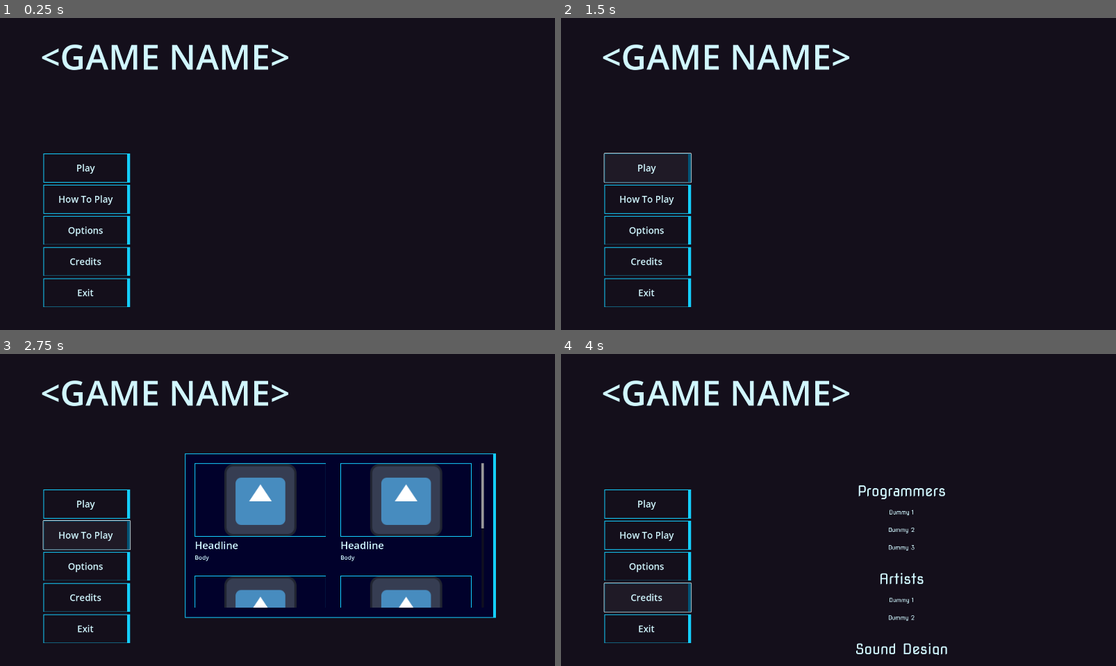
Above: before the commit, frames 1-4 (two rows, left to right).
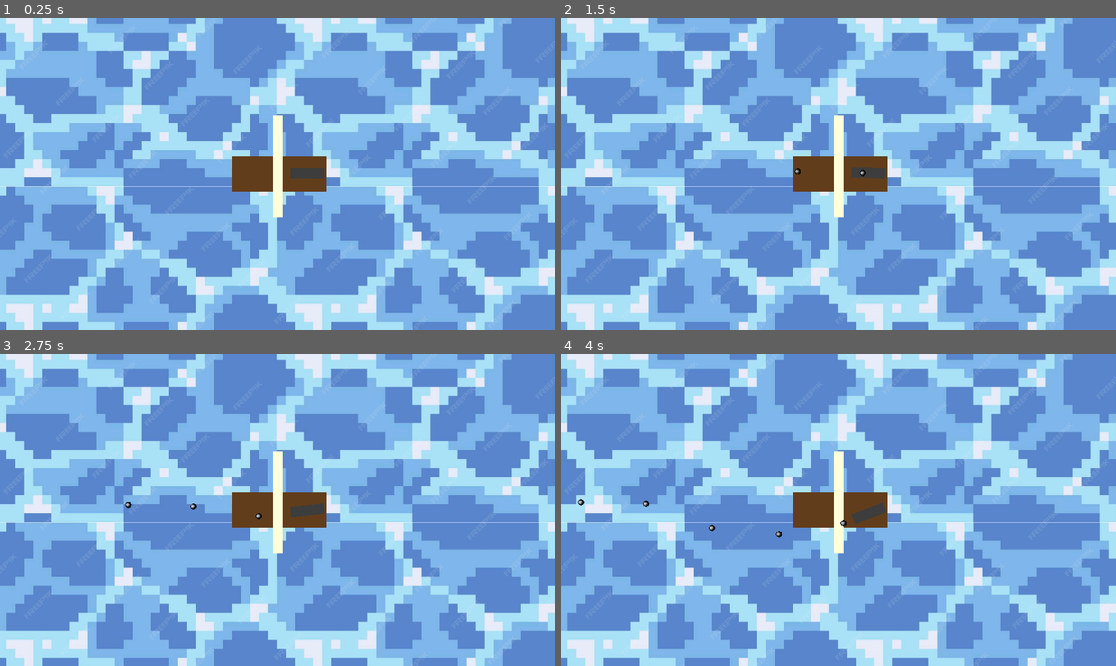
Above: after the commit, the same moments.

Repository: HephaistosForge/OceanDreamer
Game: Godot game, scene res://levels/main.tscn
Same seed, same stepped clock (60 frames per second), same inputs: the game is played once before the commit and once after it. Before the commit the project starts from res://ui_scenes/main_menu/main_menu.tscn. The engine's default icon, where the game draws it, is replaced by a stand-in: a white triangle on a blue panel in a dark square.
Inputs (mouse positions are in pixels of both pictures, inside the frame that each line leads up to):
- Up to frame 1 (0.25 s): no input
- Up to frame 2 (1.5 s): click (649, 167) at 0.5 s, where only the run before the commit has a clickable "Play"; click (649, 167) at 1.25 s, where only the run before the commit has a clickable "Play"
- Up to frame 3 (2.75 s): click (88, 534) at 2 s, where only the run before the commit has a clickable "How To Play"
- Up to frame 4 (4 s): click (649, 566) at 2.75 s, where only the run before the commit has a clickable "Options"; click (649, 597) at 3.5 s, where only the run before the commit has a clickable "Credits"

The runs differ from the first frame. In frame 1, 100% of the frame differs, in the area x 0-100%, y 0-100%; in frame 2, 100%; in frame 3, 99%; in frame 4, 100%.

Commit message:
add basic ship, cannon, cannonball with movement and shooting

Diff:
--- /dev/null
+++ b/entities/enemies/monster.tscn
@@ -0,0 +1,10 @@
+[gd_scene load_steps=2 format=3 uid="uid://tjhu343tjkvw"]
+
+[ext_resource type="Texture2D" uid="uid://beyr3aajwcbsu" path="res://entities/white.png" id="1_mlif1"]
+
+[node name="Monster" type="Node2D"]
+
+[node name="Sprite2D" type="Sprite2D" parent="."]
+modulate = Color(0.641361, 0.103913, 0.123813, 1)
+scale = Vector2(0.264, 0.264)
+texture = ExtResource("1_mlif1")
--- /dev/null
+++ b/entities/ship/sail.tscn
@@ -0,0 +1,12 @@
+[gd_scene load_steps=2 format=3 uid="uid://by7ohh6pv7e3"]
+
+[ext_resource type="Texture2D" uid="uid://beyr3aajwcbsu" path="res://entities/white.png" id="1_i7n7m"]
+
+[node name="Sail" type="Node2D"]
+
+[node name="Sprite2D" type="Sprite2D" parent="."]
+modulate = Color(1, 1, 0.854902, 1)
+position = Vector2(0, -2)
+rotation = 1.57079
+scale = Vector2(0.352, 0.034)
+texture = ExtResource("1_i7n7m")
--- /dev/null
+++ b/entities/ship/ship.gd
@@ -0,0 +1,16 @@
+extends CharacterBody2D
+
+
+
+
+func _physics_process(delta: float) -> void:
+	var speed = Input.get_action_strength("forward") \
+		- Input.get_action_strength("backward") * 0.2
+	var turn = Input.get_axis("turn_left", "turn_right")
+
+	velocity -= delta * velocity
+	velocity += speed * Vector2(cos(rotation), sin(rotation)) * 2000 * delta
+
+	rotate(turn * delta * 2)
+
+	move_and_slide()
--- /dev/null
+++ b/entities/ship/ship.tscn
@@ -0,0 +1,25 @@
+[gd_scene load_steps=5 format=3 uid="uid://c7tm36f80vf4x"]
+
+[ext_resource type="Script" path="res://entities/ship/ship.gd" id="1_f6l46"]
+[ext_resource type="Texture2D" uid="uid://beyr3aajwcbsu" path="res://entities/white.png" id="1_fi8el"]
+[ext_resource type="PackedScene" uid="uid://by7ohh6pv7e3" path="res://entities/ship/sail.tscn" id="2_cw1b2"]
+[ext_resource type="PackedScene" uid="uid://bwuj8ed1con3l" path="res://entities/weapons/cannon.tscn" id="3_ycsxb"]
+
+[node name="Ship" type="CharacterBody2D"]
+script = ExtResource("1_f6l46")
+
+[node name="Hull" type="Sprite2D" parent="."]
+modulate = Color(0.38553, 0.239547, 0.104828, 1)
+position = Vector2(6, 1.36424e-12)
+rotation = 1.57079
+scale = Vector2(0.124, 0.328042)
+texture = ExtResource("1_fi8el")
+
+[node name="Sail" parent="." instance=ExtResource("2_cw1b2")]
+position = Vector2(1, -24)
+
+[node name="Cannon" parent="." instance=ExtResource("3_ycsxb")]
+position = Vector2(144, -2)
+
+[node name="Camera2D" type="Camera2D" parent="."]
+position_smoothing_enabled = true
--- /dev/null
+++ b/entities/weapons/cannon.gd
@@ -0,0 +1,29 @@
+extends Node2D
+
+const CANNONBALL_SCENE = preload("res://entities/weapons/cannonball.tscn")
+
+@export var rotation_speed: float = 10.0
+@export var shooting_delay: float = 0.5
+@export var velocity: float = 300
+
+var reload_timer: Timer = Timer.new()
+var can_shoot = true
+
+func _ready():
+	add_child(reload_timer)
+	reload_timer.wait_time = shooting_delay
+	reload_timer.timeout.connect(func(): can_shoot = true)
+
+
+func _process(delta: float) -> void:
+	look_at(get_global_mouse_position())
+	#var target = global_position.angle_to(get_global_mouse_position())
+	#global_rotation = rotate_toward(global_rotation, target, delta * rotation_speed)
+
+	if Input.is_action_pressed("shoot") and can_shoot:
+		can_shoot = false
+		reload_timer.start()
+		var cannonball = CANNONBALL_SCENE.instantiate()
+		get_tree().root.add_child(cannonball)
+		cannonball.global_position = global_position
+		cannonball.velocity = Vector2(cos(global_rotation), sin(global_rotation)) * velocity
--- /dev/null
+++ b/entities/weapons/cannon.tscn
@@ -0,0 +1,14 @@
+[gd_scene load_steps=3 format=3 uid="uid://bwuj8ed1con3l"]
+
+[ext_resource type="Texture2D" uid="uid://beyr3aajwcbsu" path="res://entities/white.png" id="1_8e76o"]
+[ext_resource type="Script" path="res://entities/weapons/cannon.gd" id="1_c1t3c"]
+
+[node name="Cannon" type="Node2D"]
+script = ExtResource("1_c1t3c")
+
+[node name="Sprite2D" type="Sprite2D" parent="."]
+modulate = Color(0.238744, 0.238744, 0.238744, 1)
+position = Vector2(41, 0.999996)
+rotation = 1.57079
+scale = Vector2(0.036, 0.1164)
+texture = ExtResource("1_8e76o")
--- /dev/null
+++ b/entities/weapons/cannonball.gd
@@ -0,0 +1,4 @@
+extends CharacterBody2D
+
+func _physics_process(delta: float) -> void:
+	move_and_slide()
--- /dev/null
+++ b/entities/weapons/cannonball.tscn
@@ -0,0 +1,18 @@
+[gd_scene load_steps=4 format=3 uid="uid://hnwpogbt087y"]
+
+[ext_resource type="Script" path="res://entities/weapons/cannonball.gd" id="1_8dncf"]
+[ext_resource type="Texture2D" uid="uid://cxdx6wgybx3dd" path="res://entities/weapons/cannonball.png" id="1_qspim"]
+
+[sub_resource type="CircleShape2D" id="CircleShape2D_qiv36"]
+
+[node name="Cannonball" type="CharacterBody2D"]
+collision_layer = 4
+collision_mask = 3
+script = ExtResource("1_8dncf")
+
+[node name="Sprite2D" type="Sprite2D" parent="."]
+scale = Vector2(0.2, 0.2)
+texture = ExtResource("1_qspim")
+
+[node name="CollisionShape2D" type="CollisionShape2D" parent="."]
+shape = SubResource("CircleShape2D_qiv36")
--- /dev/null
+++ b/levels/main.tscn
@@ -0,0 +1,11 @@
+[gd_scene load_steps=3 format=3 uid="uid://ckt0uyxiiar40"]
+
+[ext_resource type="PackedScene" uid="uid://c7tm36f80vf4x" path="res://entities/ship/ship.tscn" id="1_2dg1b"]
+[ext_resource type="PackedScene" uid="uid://brm5t5bdf23on" path="res://world/water.tscn" id="2_jjhdk"]
+
+[node name="Main" type="Node2D"]
+
+[node name="Ship" parent="." instance=ExtResource("1_2dg1b")]
+
+[node name="Water" parent="." instance=ExtResource("2_jjhdk")]
+position = Vector2(-33, 43)
--- a/project.godot
+++ b/project.godot
@@ -11,8 +11,8 @@
 [application]
 
 config/name="EasterJam2024"
-run/main_scene="res://ui_scenes/main_menu/main_menu.tscn"
-config/features=PackedStringArray("4.2", "Forward Plus")
+run/main_scene="res://levels/main.tscn"
+config/features=PackedStringArray("4.3", "Forward Plus")
 config/icon="res://icon.svg"
 
 [autoload]
@@ -28,9 +28,50 @@
 
 folder_colors={
 "res://audio/": "yellow",
-"res://game_objects/": "blue",
+"res://entities/": "blue",
 "res://levels/": "blue",
 "res://playgrounds/": "purple",
 "res://ui_scenes/": "green",
 "res://visual_effects/": "yellow"
 }
+
+[input]
+
+forward={
+"deadzone": 0.5,
+"events": [Object(InputEventKey,"resource_local_to_scene":false,"resource_name":"","device":-1,"window_id":0,"alt_pressed":false,"shift_pressed":false,"ctrl_pressed":false,"meta_pressed":false,"pressed":false,"keycode":0,"physical_keycode":87,"key_label":0,"unicode":119,"location":0,"echo":false,"script":null)
+, Object(InputEventKey,"resource_local_to_scene":false,"resource_name":"","device":-1,"window_id":0,"alt_pressed":false,"shift_pressed":false,"ctrl_pressed":false,"meta_pressed":false,"pressed":false,"keycode":0,"physical_keycode":4194320,"key_label":0,"unicode":0,"location":0,"echo":false,"script":null)
+]
+}
+backward={
+"deadzone": 0.5,
+"events": [Object(InputEventKey,"resource_local_to_scene":false,"resource_name":"","device":-1,"window_id":0,"alt_pressed":false,"shift_pressed":false,"ctrl_pressed":false,"meta_pressed":false,"pressed":false,"keycode":0,"physical_keycode":83,"key_label":0,"unicode":115,"location":0,"echo":false,"script":null)
+, Object(InputEventKey,"resource_local_to_scene":false,"resource_name":"","device":-1,"window_id":0,"alt_pressed":false,"shift_pressed":false,"ctrl_pressed":false,"meta_pressed":false,"pressed":false,"keycode":0,"physical_keycode":4194322,"key_label":0,"unicode":0,"location":0,"echo":false,"script":null)
+]
+}
+turn_left={
+"deadzone": 0.5,
+"events": [Object(InputEventKey,"resource_local_to_scene":false,"resource_name":"","device":-1,"window_id":0,"alt_pressed":false,"shift_pressed":false,"ctrl_pressed":false,"meta_pressed":false,"pressed":false,"keycode":0,"physical_keycode":65,"key_label":0,"unicode":97,"location":0,"echo":false,"script":null)
+, Object(InputEventKey,"resource_local_to_scene":false,"resource_name":"","device":-1,"window_id":0,"alt_pressed":false,"shift_pressed":false,"ctrl_pressed":false,"meta_pressed":false,"pressed":false,"keycode":0,"physical_keycode":4194319,"key_label":0,"unicode":0,"location":0,"echo":false,"script":null)
+]
+}
+turn_right={
+"deadzone": 0.5,
+"events": [Object(InputEventKey,"resource_local_to_scene":false,"resource_name":"","device":-1,"window_id":0,"alt_pressed":false,"shift_pressed":false,"ctrl_pressed":false,"meta_pressed":false,"pressed":false,"keycode":0,"physical_keycode":68,"key_label":0,"unicode":100,"location":0,"echo":false,"script":null)
+, Object(InputEventKey,"resource_local_to_scene":false,"resource_name":"","device":-1,"window_id":0,"alt_pressed":false,"shift_pressed":false,"ctrl_pressed":false,"meta_pressed":false,"pressed":false,"keycode":0,"physical_keycode":4194321,"key_label":0,"unicode":0,"location":0,"echo":false,"script":null)
+]
+}
+shoot={
+"deadzone": 0.51,
+"events": [Object(InputEventKey,"resource_local_to_scene":false,"resource_name":"","device":-1,"window_id":0,"alt_pressed":false,"shift_pressed":false,"ctrl_pressed":false,"meta_pressed":false,"pressed":false,"keycode":0,"physical_keycode":32,"key_label":0,"unicode":32,"location":0,"echo":false,"script":null)
+, Object(InputEventKey,"resource_local_to_scene":false,"resource_name":"","device":-1,"window_id":0,"alt_pressed":false,"shift_pressed":false,"ctrl_pressed":false,"meta_pressed":false,"pressed":false,"keycode":0,"physical_keycode":4194309,"key_label":0,"unicode":0,"location":0,"echo":false,"script":null)
+, Object(InputEventMouseButton,"resource_local_to_scene":false,"resource_name":"","device":-1,"window_id":0,"alt_pressed":false,"shift_pressed":false,"ctrl_pressed":false,"meta_pressed":false,"button_mask":0,"position":Vector2(0, 0),"global_position":Vector2(0, 0),"factor":1.0,"button_index":1,"canceled":false,"pressed":false,"double_click":false,"script":null)
+]
+}
+
+[layer_names]
+
+2d_physics/layer_1="ship"
+2d_physics/layer_2="monsters"
+2d_physics/layer_3="projectiles"
+2d_physics/layer_4="environment"
--- /dev/null
+++ b/world/water.tscn
@@ -0,0 +1,9 @@
+[gd_scene load_steps=2 format=3 uid="uid://brm5t5bdf23on"]
+
+[ext_resource type="Texture2D" uid="uid://cy18o1x0ymjfx" path="res://world/water.jpg" id="1_bi1p8"]
+
+[node name="Water" type="Node2D"]
+
+[node name="Sprite2D" type="Sprite2D" parent="."]
+z_index = -10
+texture = ExtResource("1_bi1p8")
Binary file added: entities/weapons/cannonball.png
Not shown, added: entities/weapons/cannonball.png.import
Binary file added: entities/white.png
Not shown, added: entities/white.png.import
Not shown, changed: ui_scenes/fonts/NovaSquare-Regular.ttf.import
Binary file added: world/water.jpg
Not shown, added: world/water.jpg.import
Not shown, added: .gitattributes
Not shown, added: .gitignore
Not shown, added: entities/.gitkeep
